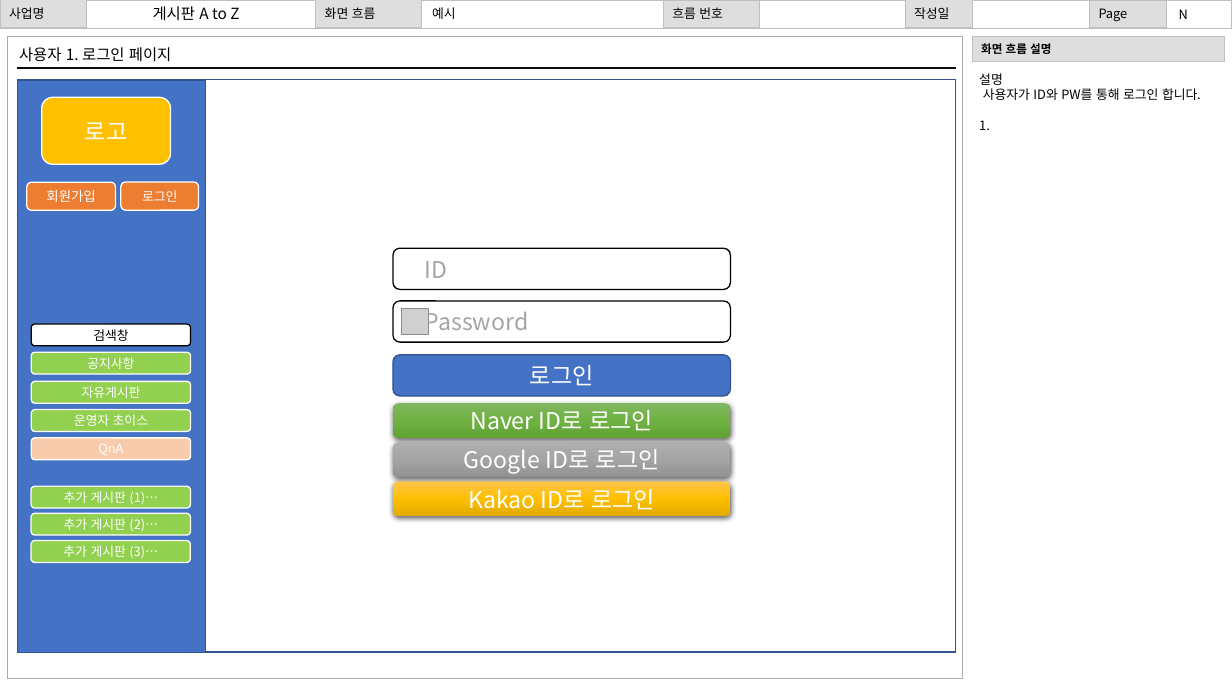
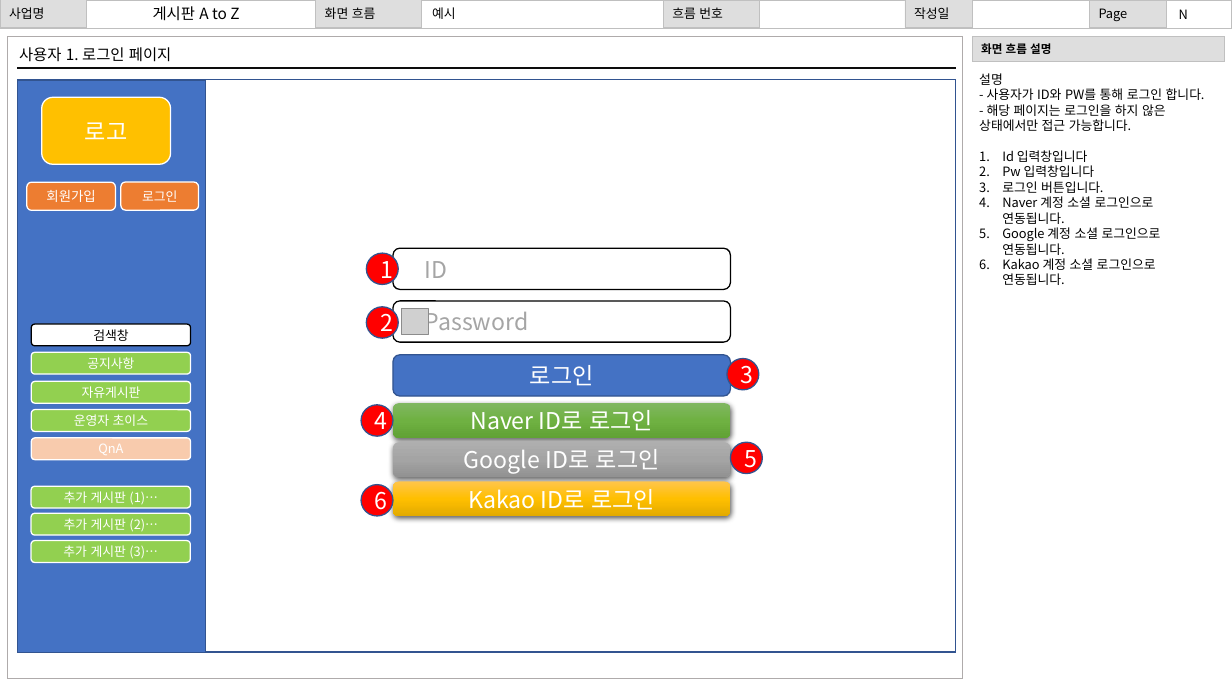
Before and after one commit to gihangShin/test, a slide deck: slide 14 of 문서/3. 화면 설계서/화면설계서_최종_2022_07_20.pptx. Drawn at 1232x693 pixels with LibreOffice and Linux fonts; fonts in the diff are those of the drawing; grey boxes stand for pictures; background and template pictures are left out. Boxes give left, top, right and bottom in pixels: in the first picture for what was removed or moved away, otherwise in the second. Text is boxed around its words. In the diff, an @@ line names an element or a change of style, - is before the commit and + after.

```diff
--- a/문서/3. 화면 설계서/화면설계서_최종_2022_07_20.pptx
+++ b/문서/3. 화면 설계서/화면설계서_최종_2022_07_20.pptx
@@ text at [979,88,1205,285]: text changed @@
-사용자가 ID와 PW를 통해 로그인 합니다.
-1.
+- 사용자가 ID와 PW를 통해 로그인 합니다.
+- 해당 페이지는 로그인을 하지 않은 상태에서만 접근 가능합니다.
+1. Id 입력창입니다
+2. Pw 입력창입니다
+3. 로그인 버튼입니다.
+4. Naver 계정 소셜 로그인으로 연동됩니다.
+5. Google 계정 소셜 로그인으로 연동됩니다.
+6. Kakao 계정 소셜 로그인으로 연동됩니다.
@@ ellipse added at [367,253,399,285], fill #FF0000, outline #325491 1 pt, 18 pt, text #FFFFFF @@
+1
@@ ellipse added at [367,307,399,338], fill #FF0000, outline #325491 1 pt, 18 pt, text #FFFFFF @@
+2
@@ ellipse added at [727,359,760,390], fill #FF0000, outline #325491 1 pt, 18 pt, text #FFFFFF @@
+3
@@ ellipse added at [361,405,394,436], fill #FF0000, outline #325491 1 pt, 18 pt, text #FFFFFF @@
+4
@@ ellipse added at [731,443,763,474], fill #FF0000, outline #325491 1 pt, 18 pt, text #FFFFFF @@
+5
@@ ellipse added at [361,484,394,516], fill #FF0000, outline #325491 1 pt, 18 pt, text #FFFFFF @@
+6
```
Also in this commit, not shown: 4 other slides changed.
